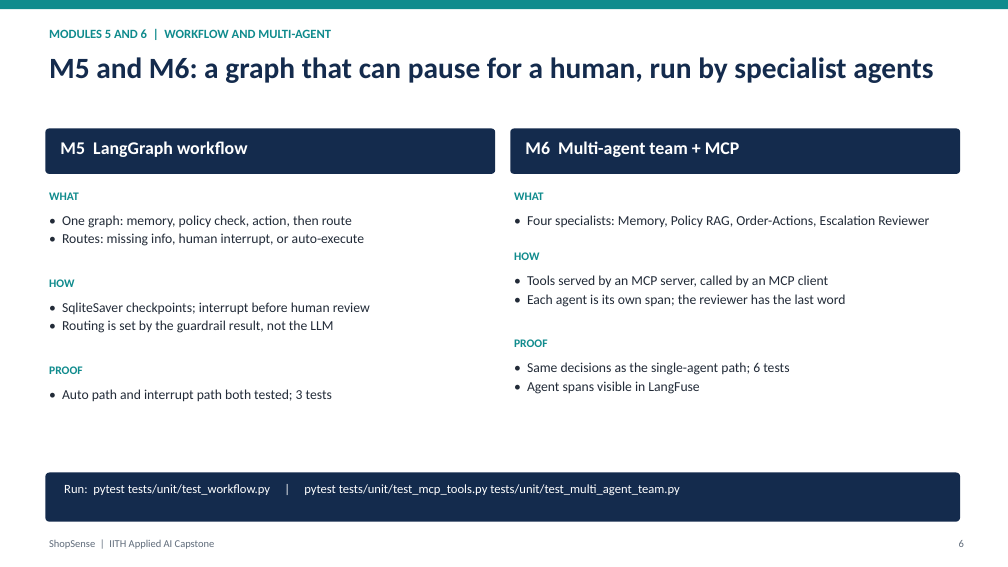
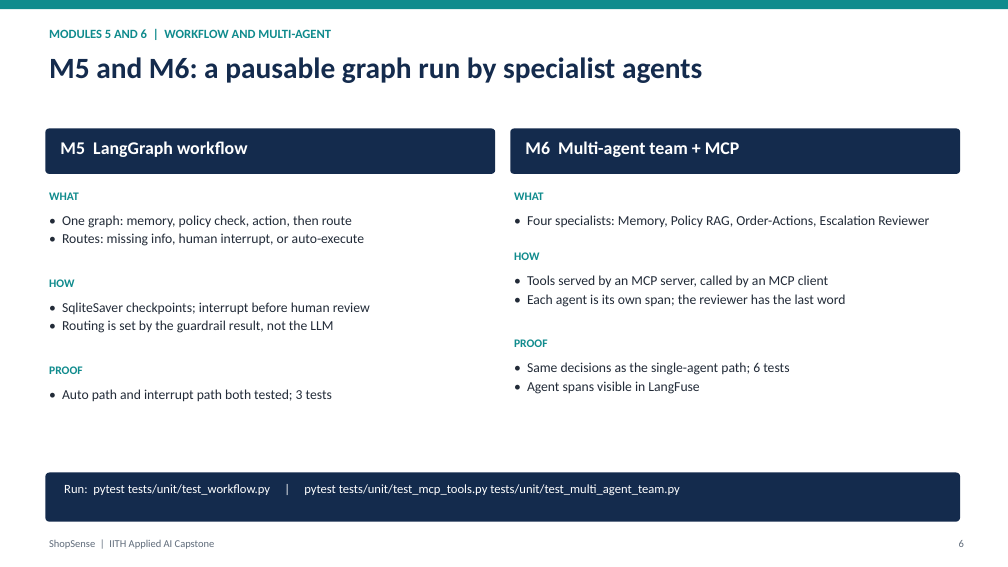
Before and after one commit to abhraj786/iith-ai-capstone-shopsense, a slide deck: slide 6 of docs/deck/iith-ai-capstone-shopsense.pptx. Drawn at 1008x567 pixels with LibreOffice and Linux fonts; fonts in the diff are those of the drawing. Boxes give left, top, right and bottom in pixels: in the first picture for what was removed or moved away, otherwise in the second. Text is boxed around its words. In the diff, an @@ line names an element or a change of style, - is before the commit and + after.

```diff
--- a/docs/deck/iith-ai-capstone-shopsense.pptx
+++ b/docs/deck/iith-ai-capstone-shopsense.pptx
@@ text at (49,57,702,83): text changed @@
-M5 and M6: a graph that can pause for a human, run by specialist agents
+M5 and M6: a pausable graph run by specialist agents
```
Also in this commit, not shown: 5 other slides changed, 1 other file.
